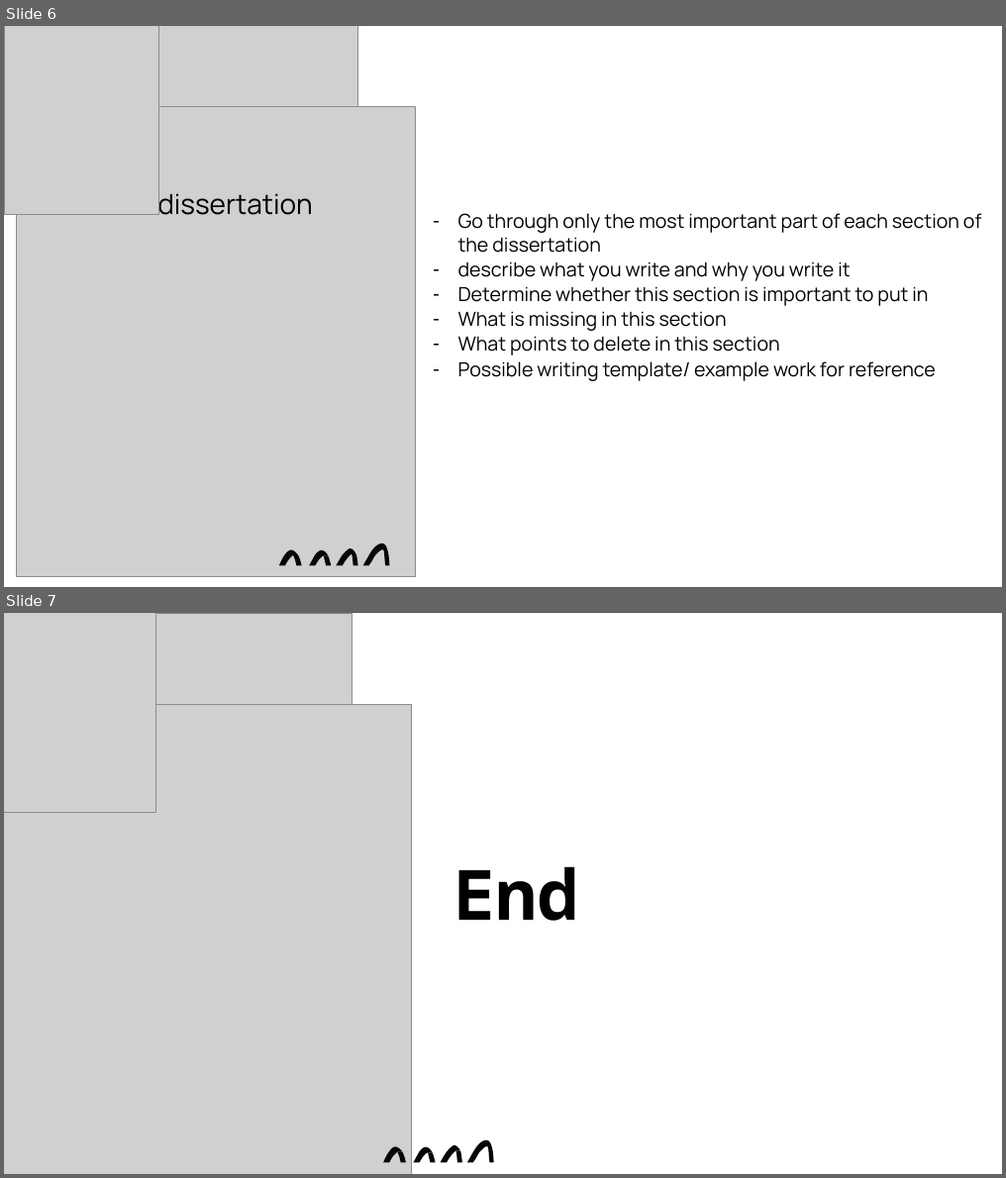
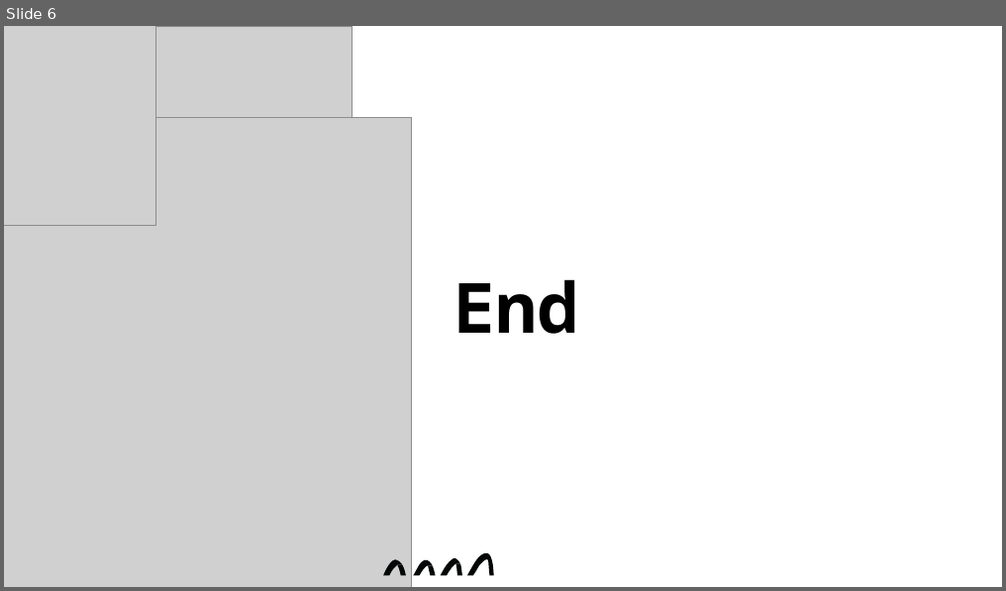
Before and after one commit to andrewwu531/final_year_dissertation, a slide deck: Documentations/Supervisor Meeting PowerPoints/11._Supervisor_Meeting_29Jan21.pptx. Shown one above the other, each under a label of ours: slides 6 and 7 before the commit, slide 6 after it. The pictures are 1006x1178 and 1006x591 pixels, drawn with LibreOffice and Linux fonts; fonts in the diff are those of the drawing; grey boxes stand for pictures. Boxes give left, top, right and bottom in pixels: in the first picture for what was removed or moved away, otherwise in the second. Text is boxed around its words. In the diff, an @@ line names an element or a change of style, - is before the commit and + after.

Commit message:
dissertation

```diff
--- a/Documentations/Supervisor Meeting PowerPoints/11._Supervisor_Meeting_29Jan21.pptx
+++ b/Documentations/Supervisor Meeting PowerPoints/11._Supervisor_Meeting_29Jan21.pptx
@@ slide 6 removed at [4, 26, 1002, 587], background #FFFFFF @@
@@ picture removed at [4, 26, 158, 214] @@
@@ picture removed at [17, 26, 357, 466] @@
@@ picture removed at [17, 107, 416, 576] @@
@@ text removed at [42, 187, 313, 215] @@
-3. Refine dissertation
@@ text removed at [458, 213, 982, 381] @@
-– Go through only the most important part of each section of the dissertation
-– describe what you write and why you write it
-– Determine whether this section is important to put in
-– What is missing in this section
-– What points to delete in this section
-– Possible writing template/ example work for reference
@@ freeform shape removed at [279, 544, 389, 567] @@
@@ what was slide 7 is now slide 6 @@
```
Also in this commit, not shown: 2 slides changed, 3 other files.
